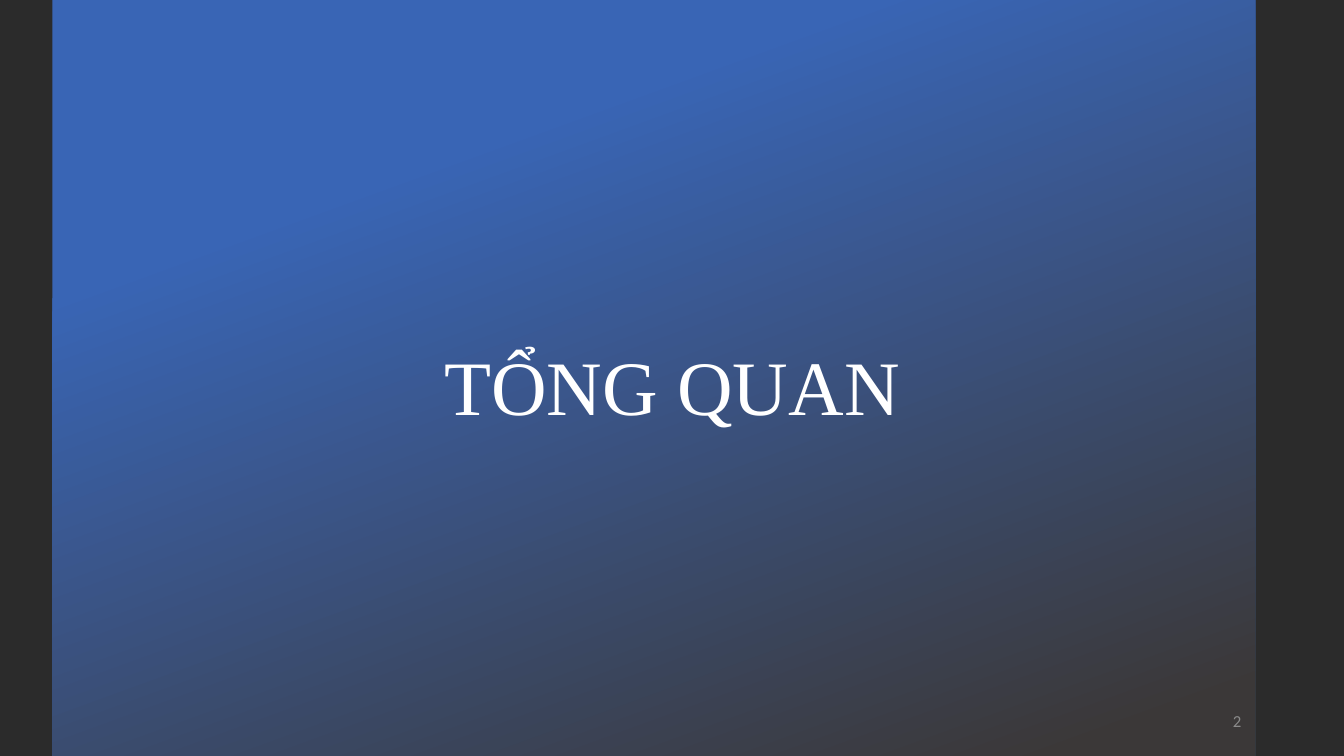
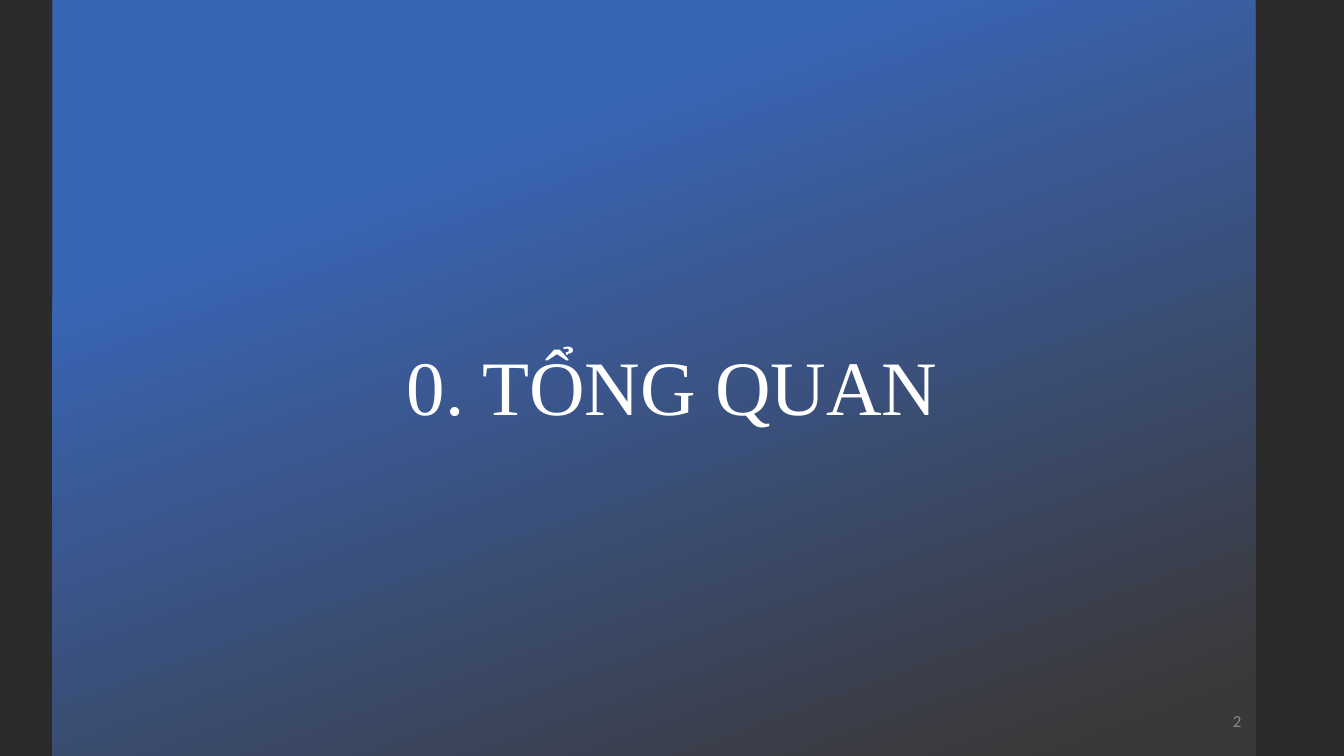
Before and after one commit to kieuconghau/lthdt-18clc1-09, a slide deck: slide 2 of Design Patterns/Design Patterns [Official]/Visitor/Visitor Design Pattern [Official].pptx. Drawn at 1344x756 pixels with LibreOffice and Linux fonts; fonts in the diff are those of the drawing; background and template pictures are left out; a plain dark background stands for a picture behind light text. Boxes give left, top, right and bottom in pixels: in the first picture for what was removed or moved away, otherwise in the second. Text is boxed around its words. In the diff, an @@ line names an element or a change of style, - is before the commit and + after.

```diff
--- a/Design Patterns/Design Patterns [Official]/Visitor/Visitor Design Pattern [Official].pptx
+++ b/Design Patterns/Design Patterns [Official]/Visitor/Visitor Design Pattern [Official].pptx
@@ title at [407, 355, 937, 428]: text changed @@
-TỔNG QUAN
+0. TỔNG QUAN
```
Also in this commit, not shown: 12 other slides changed, 4 slides added, 3 slides removed, 3 other files.
